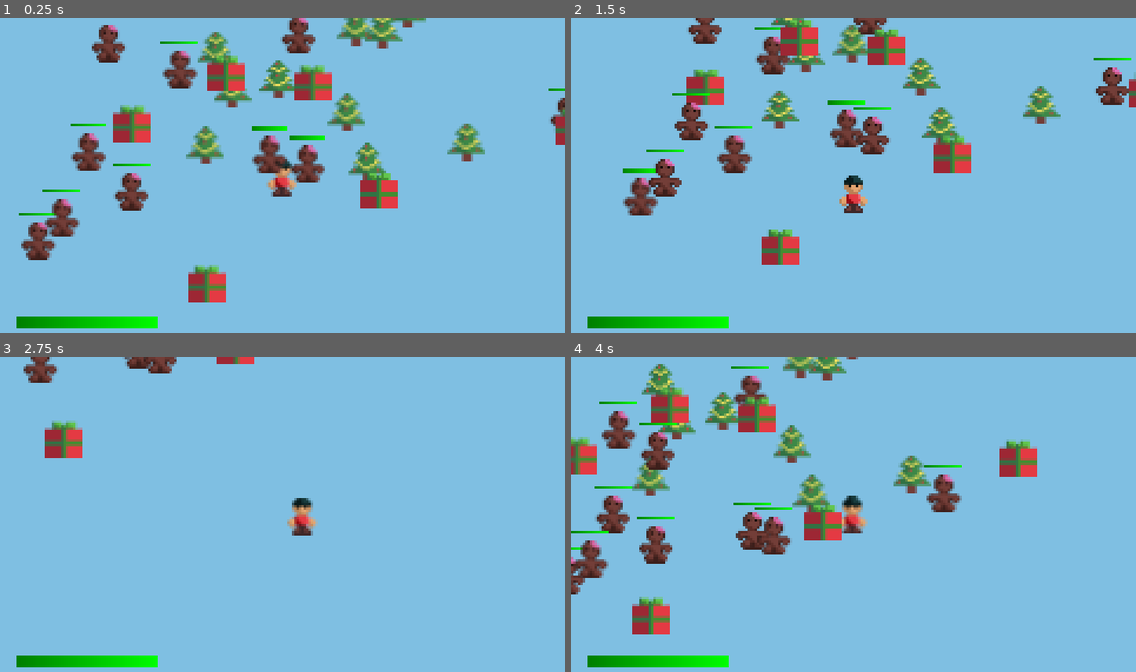
Above: before the commit, frames 1-4 (two rows, left to right).
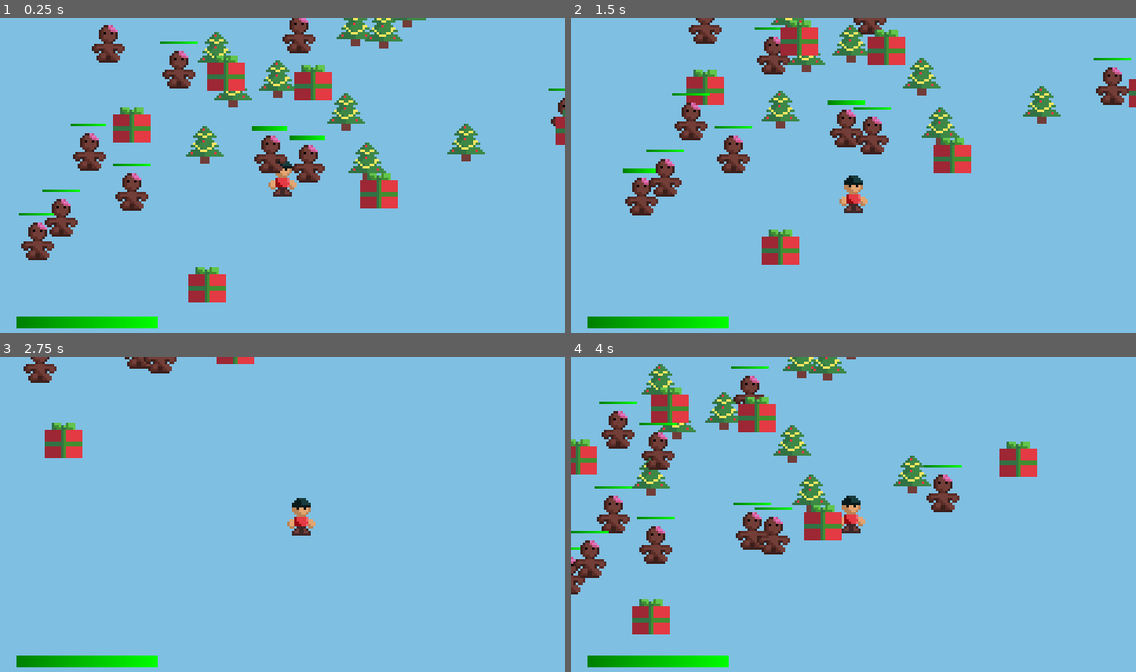
Above: after the commit, the same moments.

Repository: cznrhubarb/feliz-navidead
Game: Godot game, scene res://scn/TestScene.tscn
The game is run twice, just before and just after one commit, with the same random seed, the same clock (stepped at 60 frames per second) and the same inputs.
Inputs (mouse positions are in pixels of both pictures, inside the frame that each line leads up to):
- Up to frame 1 (0.25 s): no input
- Up to frame 2 (1.5 s): move the mouse to (977, 159) at 0.52 s; press the mouse at (977, 159) at 0.53 s; hold D (move_right) 0.53-1.28 s; move the mouse to (740, 191) at 1.27 s; release the mouse at (740, 191) at 1.28 s; hold S (move_down) from 1.28 s (still down); click (740, 191) at 1.35 s
- Up to frame 3 (2.75 s): move the mouse to (339, 445) at 2.02 s; release S (move_down) at 2.03 s; press the mouse at (339, 445) at 2.03 s; hold D (move_right) from 2.03 s (still down)
- Up to frame 4 (4 s): move the mouse to (825, 580) at 2.77 s; release D (move_right) at 2.78 s; release the mouse at (825, 580) at 2.78 s; hold W (move_up) 2.78-3.53 s; click (825, 580) at 2.85 s; move the mouse to (1023, 561) at 3.52 s; press the mouse at (1023, 561) at 3.53 s; hold A (move_left) from 3.53 s (still down)

The runs differ from the first frame. In frame 1, 5.4% of the frame differs, in the area x 3-100%, y 0-91%; in frame 2, 2.7%; in frame 3, 0.7%; in frame 4, 4.8%.

Commit message:
updating damage method to basebullet, adding pixelsnap again

Diff:
--- a/UI/HP_Bar.tscn
+++ b/UI/HP_Bar.tscn
@@ -50,6 +50,5 @@
 custom_fonts/font = SubResource( 4 )
 custom_colors/font_color = Color( 1, 1, 1, 1 )
 custom_colors/font_color_shadow = Color( 0, 0, 0, 1 )
-text = "100/100"
 align = 1
 valign = 1
--- a/project.godot
+++ b/project.godot
@@ -66,5 +66,6 @@
 
 [rendering]
 
+quality/2d/use_pixel_snap=true
 environment/default_clear_color=Color( 0.501961, 0.752941, 0.890196, 1 )
 environment/default_environment="res://default_env.tres"
--- a/src/GingerBreadMan.gd
+++ b/src/GingerBreadMan.gd
@@ -2,10 +2,12 @@
 
 export var Speed = 10
 
+# warning-ignore:unused_class_variable
 var type = "enemy"
 var player
 var hp_bar
 var health = 100
+var collision_info
 
 func _ready():
 	player = get_tree().get_root().find_node("Child", true, false)
@@ -15,11 +17,21 @@
 	if player:
 		var direction = (player.position - position).normalized()
 		move_and_collide(direction * Speed * delta)
+		if collision_info:
+			var collider = collision_info.collider
+			if collider.type == "child":
+				collider.take_damage(10)
 
 func take_damage(value):
-	health = health - value
+	health -= value
 	hp_bar.update_health(health)
 	if health <= 0:
 		queue_free()
-		# TODO: VFX and kill actor
-		pass
+		# TODO: VFX
+
+func attack(character):
+	if player:
+		if collision_info:
+			var collider = collision_info.collider
+			if collider.type == "child":
+				collider.take_damage(10)
--- a/src/Projectiles/BaseBullet.gd
+++ b/src/Projectiles/BaseBullet.gd
@@ -10,8 +10,9 @@
 var sprite
 var bullet_type
 var current_scale = 1
+var damage
 
-func build(blt_type, lin_speed, rot_speed, scl_speed, max_life):
+func build(blt_type, lin_speed, rot_speed, scl_speed, max_life, dmg):
 	for child in get_children():
 		if child is Sprite:
 			sprite = child
@@ -23,6 +24,7 @@
 	scale_speed = scl_speed
 	max_life_span = max_life
 	life_remaining = max_life_span
+	damage = dmg
 
 func _physics_process(delta):
 	sprite.rotation += delta * 3.14 * rotation_speed
@@ -41,7 +43,7 @@
 				var collider = collision_info.collider
 				if collider.type == "enemy":
 					# Deal some damage, don't just kill it
-					collider.queue_free()
+					collider.take_damage(damage)
 				destroy_self()
 		"melee":
 			pass
@@ -54,5 +56,5 @@
 
 func real_duplicate():
 	var dupe = duplicate()
-	dupe.build(bullet_type, bullet_speed, rotation_speed, scale_speed, max_life_span)
+	dupe.build(bullet_type, bullet_speed, rotation_speed, scale_speed, max_life_span, damage)
 	return dupe
--- a/src/Projectiles/CookieBullet.gd
+++ b/src/Projectiles/CookieBullet.gd
@@ -2,6 +2,7 @@
 
 export var BulletSpeed = 400
 var type = "bullet"
+var damage = 10
 
 var direction = Vector2()
 
@@ -10,5 +11,5 @@
 	if collision_info:
 		var collider = collision_info.collider
 		if collider.type == "enemy":
-			collider.take_damage(10)
+			collider.take_damage(damage)
 		queue_free()
--- a/src/Weapons/WeaponFactory.gd
+++ b/src/Weapons/WeaponFactory.gd
@@ -7,7 +7,7 @@
 	else:
 		bullet_prototype = load("res://scn/MilkGrenade.tscn").instance()
 
-	bullet_prototype.build("shot", 300, 2, 0, 999)
+	bullet_prototype.build("shot", 300, 2, 0, 999, 10)
 
 	var shots_per_second = rand_range(0.5, 30)
 
